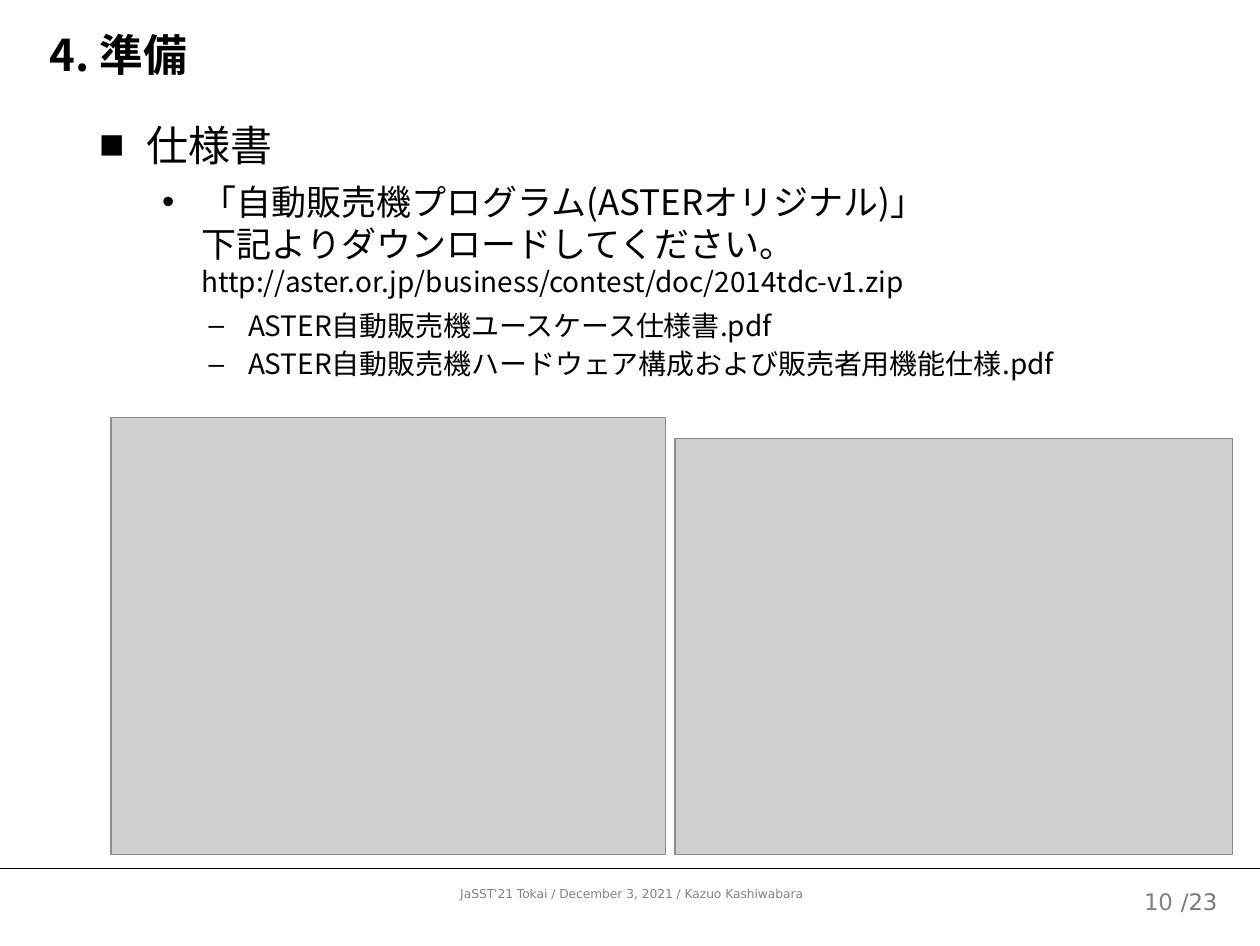
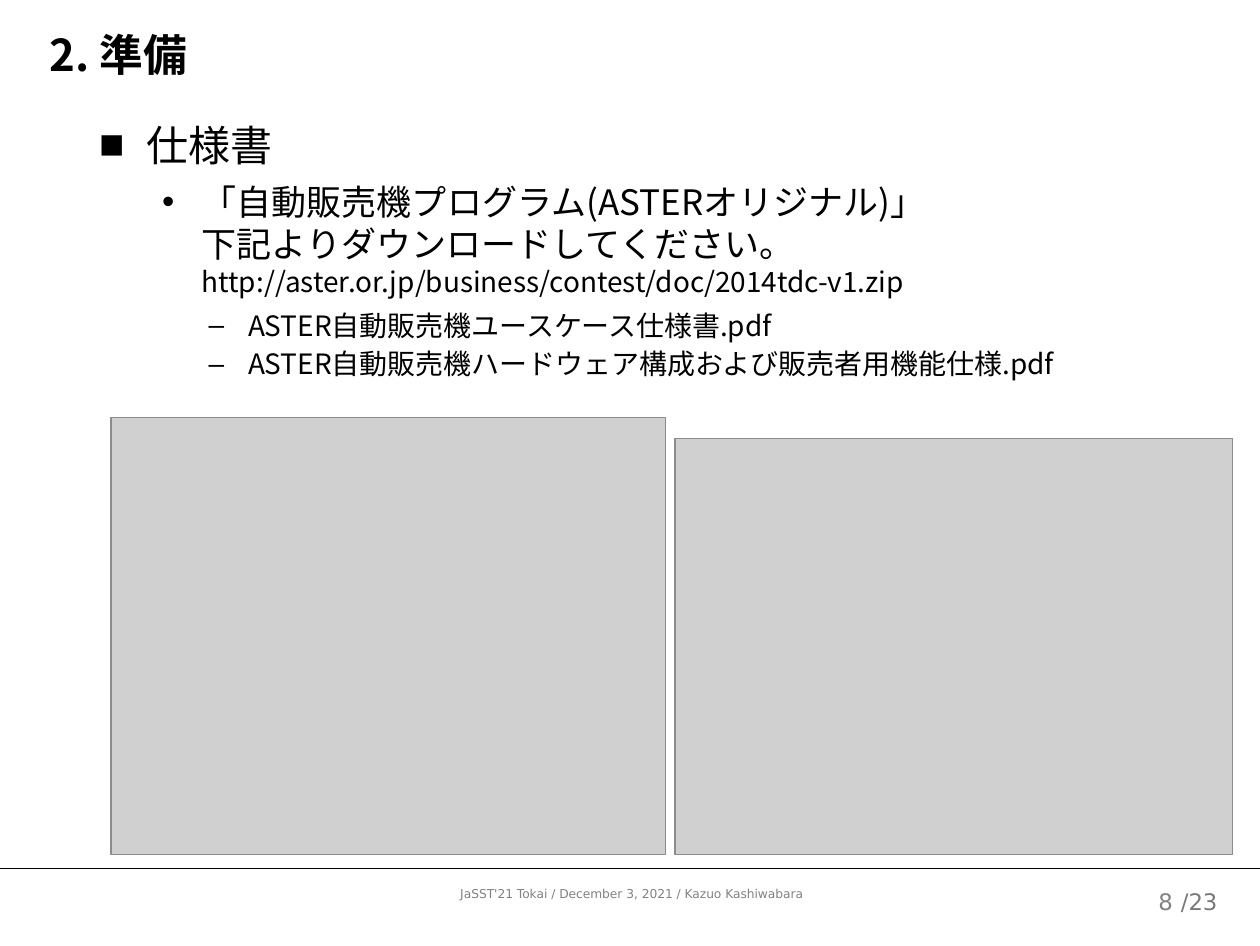
Before and after one commit to kazuo-reve/Work_MorphologicalBasedReview, a slide deck: slide 9 of 形態素ベースドレビューワークショップ.pptx (slide 11 before the commit). Drawn at 1260x946 pixels with LibreOffice and Linux fonts; fonts in the diff are those of the drawing; grey boxes stand for pictures. Boxes give left, top, right and bottom in pixels: in the first picture for what was removed or moved away, otherwise in the second. Text is boxed around its words. In the diff, an @@ line names an element or a change of style, - is before the commit and + after.

```diff
--- a/形態素ベースドレビューワークショップ.pptx
+++ b/形態素ベースドレビューワークショップ.pptx
@@ title at <box>50,33,187,75</box>: text changed @@
-4. 準備
+2. 準備
@@ page number at <box>1158,893,1172,910</box>: text changed @@
-10
+8
```
Also in this commit, not shown: 3 other slides changed.
